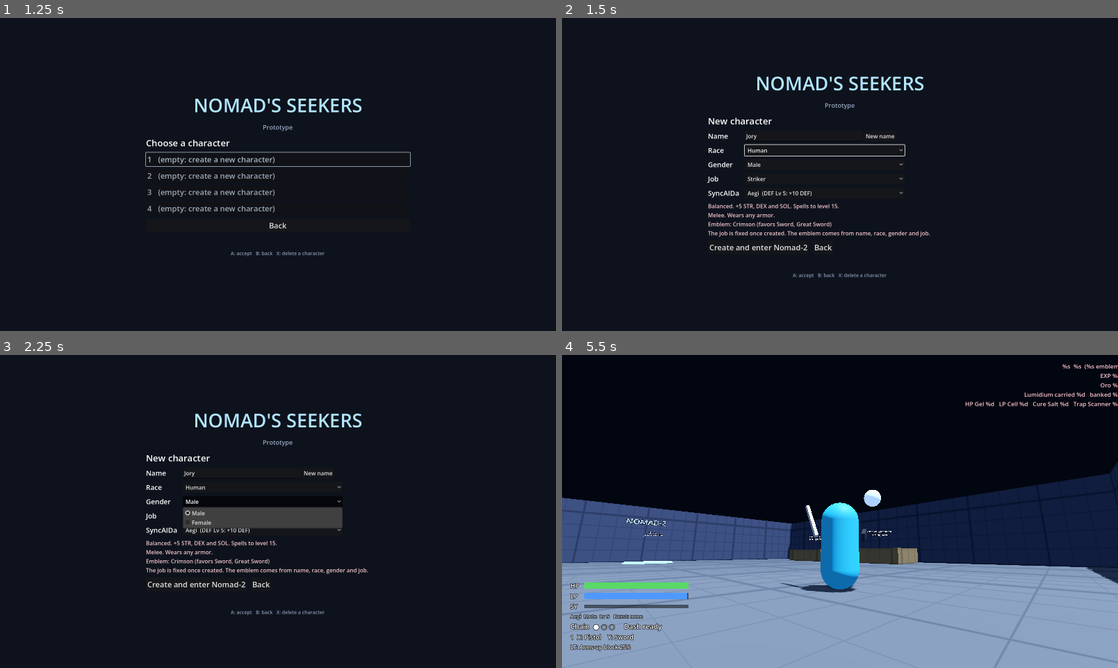
Above: before the commit, frames 1-4 (two rows, left to right).
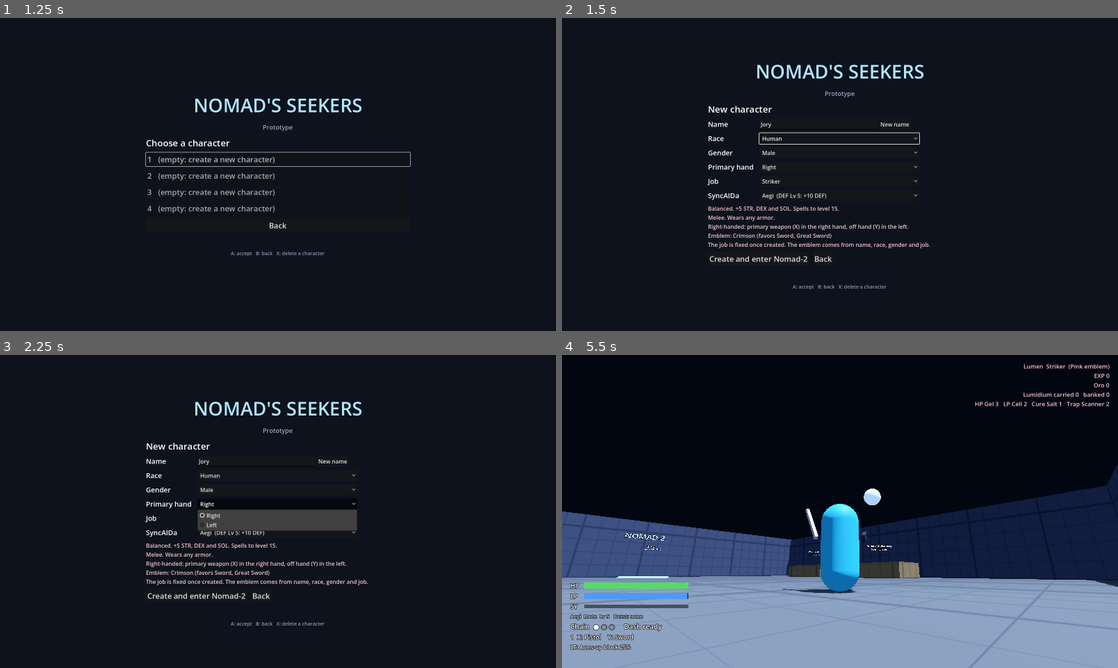
Above: after the commit, the same moments.

Repository: GLorenz90/Nomad-Seekers
Game: Godot game, scene res://scenes/title.tscn
Same seed, same stepped clock (60 frames per second), same inputs: the game is played once before the commit and once after it.
Inputs (mouse positions are in pixels of both pictures, inside the frame that each line leads up to):
- Up to frame 1 (1.25 s): click "Character select" at 0.5 s
- Up to frame 2 (1.5 s): click "1 (empty: create a new charac…" at 1.25 s
- Up to frame 3 (2.25 s): click (278, 505) at 2 s, where only the run after the commit has a clickable "Right"
- Up to frame 4 (5.5 s): click "New name" at 2.75 s; click "New name" at 3.5 s; click "Create and enter Nomad-2" at 4.25 s; tap Enter (ui_accept) at 5 s; move the mouse to (867, 511) at 5.02 s; hold W (move_forward) from 5.03 s (still down); hold F (block) from 5.03 s (still down); click (867, 511) at 5.17 s; tap Space (jump) at 5.27 s

Frame 1 is identical in both runs. In frame 2, 4.9% of the frame differs, in the area x 26-67%, y 14-87%; in frame 3, 5.2%; in frame 4, 12%, in the area x 0-100%, y 2-100%.

Commit message:
Primary / off hand instead of right / left; handedness at creation; HUD fix
Players see "primary hand" (X) and "off hand" (Y) everywhere, and the
Loadouts tab lists the primary hand first. Character creation (and the
Character tab, for testing) picks the primary hand; a left-handed Seeker
holds the primary weapon on the left side, still on X. Code keeps
Hand.RIGHT / Loadout.right for the primary hand so saves load unchanged.

Also fixes the HUD wallet, which showed raw format text after the Trap
Scanner count was added (now guarded by flow_test).

Co-Authored-By: Claude Opus 5.5 <noreply@anthropic.com>
Claude-Session: https://claude.ai/code/session_0158GMUbAThobuu7yWuNoptn

Diff:
--- a/scripts/combat/combat_controller.gd
+++ b/scripts/combat/combat_controller.gd
@@ -3,8 +3,13 @@
 ## The Seeker's hands: input, loadouts, timing combos, blocking, powerstance,
 ## LP and attack execution (North Star §4, §5).
 ##
-## Input: each face button is one hand. By default X is the right hand and Y the
-## left (x_is_left swaps them). Tap = Normal
+## Input: each face button is one hand. X is the **primary hand** and Y the
+## **off hand** (Grayson, 2026-11-09). In code the primary hand is still
+## Hand.RIGHT and the off hand Hand.LEFT (and Loadout.right / .left), so old
+## saves load unchanged; players only ever see "primary" and "off hand".
+## Which side of the body the primary hand is on comes from the character's
+## handedness (left_handed); it only changes where weapons are drawn.
+## (x_is_left swaps the buttons; only older tests use it.) Tap = Normal
 ## attack (fires on release), hold past hold_threshold = Hard attack. Holding
 ## Shift (RT) uses that hand's special (WeaponData.special_attack; none exist
 ## until Part 5, so it's a normal attack) or, on a casting item, its second spell.
@@ -95,16 +100,35 @@
   WeaponData.WeaponClass.MAGIC: &"soul",
 }
 const WEAPON_DIR := "res://data/weapons/"
-## Default loadouts as [left hand, right hand]; "" is empty. Two-handed weapons
-## go in the right hand, and both buttons use them.
+## Default loadouts as [off hand, primary hand]; "" is empty. Two-handed
+## weapons go in the primary hand, and both buttons use them.
 const DEFAULT_LOADOUTS := [
   ["sword", "pistol"], ["shield", "sword"], ["sword", "frost_sword"], ["pistol", "pistol"],
   ["wand", "sword"], ["", "great_sword"], ["", "dervish_blades"], ["", ""]]
 
 @export var stats: Stats
 ## North Star: the player chooses which face button is which hand.
-## Default: X = right hand, Y = left hand.
+## Default: X = primary hand, Y = off hand.
 @export var x_is_left := false
+## Left-handed characters hold the primary weapon on their left side.
+var left_handed := false
+
+const PRIMARY := 1  # Hand.RIGHT
+const OFF_HAND := 0  # Hand.LEFT
+
+
+## "Primary" / "Off hand" for menus and messages.
+static func hand_name(hand: int) -> String:
+  return "Primary" if hand == PRIMARY else "Off hand"
+
+
+## Puts the primary hand on the character's left or right (visual only).
+func set_left_handed(on: bool) -> void:
+  left_handed = on
+  if _pivots.size() == 2:
+    var side := -1.0 if on else 1.0
+    _pivots[Hand.RIGHT].position.x = 0.5 * side
+    _pivots[Hand.LEFT].position.x = -0.5 * side
 @export var hold_threshold := 0.22
 @export var soft_aim_angle_deg := 25.0
 @export var soft_aim_range := 25.0
@@ -241,7 +265,7 @@
   for pair in DEFAULT_LOADOUTS:
     defaults.loadouts.append(Loadout.make(load_weapon(pair[0]), load_weapon(pair[1])))
   defaults.ensure_slots()
-  # The starter Wand (loadout 5, left hand) holds a new Seeker's first spells.
+  # The starter Wand (loadout 5, off hand) holds a new Seeker's first spells.
   defaults.loadouts[4].set_spell(0, 0, &"fajro")
   defaults.loadouts[4].set_spell(0, 1, &"glacio")
   return defaults
@@ -522,7 +546,7 @@
       if w and w.casting:
         label += " [%s / Shift: %s]" % [spell_name_in(hand, spell_slot(w, hand, false)),
           spell_name_in(hand, spell_slot(w, hand, true))]
-      lines.append("%s (%s hand): %s" % [button_for(hand), "left" if hand == Hand.LEFT else "right", label])
+      lines.append("%s (%s): %s" % [button_for(hand), hand_name(hand).to_lower(), label])
   lines.append(get_lt_text() + ("  [BLOCKING]" if _blocking else ""))
   if _current:
     lines.append("Attack: %s%s%s  %.2fs  window %.2f-%.2f" % [
@@ -1374,7 +1398,7 @@
 
 
 ## The hand that visibly holds the weapon used by this button. A two-handed
-## weapon is one item, always held in the right hand; both buttons use it.
+## weapon is one item, always held in the primary hand; both buttons use it.
 func _holding_hand(hand: int) -> int:
   var l := get_loadout()
   if l and l.two_handed_weapon():
@@ -1382,7 +1406,7 @@
   return hand
 
 
-## What each hand visibly holds (a two-handed weapon shows in the right hand only).
+## What each hand visibly holds (a two-handed weapon shows in the primary hand only).
 func _held_weapon(hand: int) -> WeaponData:
   var l := get_loadout()
   if l == null:
--- a/scripts/combat/loadout.gd
+++ b/scripts/combat/loadout.gd
@@ -17,11 +17,13 @@
 ## Arms-up block: "slightly weaker than a 2h block".
 const ARMS_UP_BLOCK := 0.25
 
+## The off hand (Y) and the primary hand (X). Stored as left / right so saves
+## from before Part 8 still load; players only see "primary" and "off hand".
 @export var left: WeaponData
 @export var right: WeaponData
 ## Spells (or Goluman traps) on each hand's casting item (Part 6), by slot:
 ## slot 0 = the hand's button, 1 = RT + it; a two-handed casting item (in the
-## right hand) has 4: X, Y, RT + X, RT + Y. "" = empty.
+## primary hand) has 4: X, Y, RT + X, RT + Y. "" = empty.
 @export var left_spells: PackedStringArray = PackedStringArray()
 @export var right_spells: PackedStringArray = PackedStringArray()
 
--- a/scripts/items/character_data.gd
+++ b/scripts/items/character_data.gd
@@ -29,6 +29,9 @@
 @export var spells: Dictionary = {}
 ## Materials used: id -> count (PSO materials, see Materials).
 @export var materials: Dictionary = {}
+## Handedness (Grayson, 2026-11-09): which side the primary hand is on. It
+## only changes where weapons are drawn; X is always the primary hand.
+@export var left_handed := false
 ## Armor worn (Part 7): one set per character, like PSO and PSU.
 @export var head: ArmorData
 @export var torso: ArmorData
@@ -86,6 +89,10 @@
 
 ## Max level for ordinary spells (Grayson, 2026-11-08): 15, +5 Lumera,
 ## -5 Coresian. Invokers reach 30 whatever their race.
+func handedness_name() -> String:
+	return "Left-handed" if left_handed else "Right-handed"
+
+
 func spell_level_cap() -> int:
 	if job == Job.INVOKER:
 		return FULL_SPELL_LEVEL
--- a/scripts/player/player.gd
+++ b/scripts/player/player.gd
@@ -107,6 +107,7 @@
 	save = data
 	combat.inventory = save.inventory
 	combat.job_code = save.character.job_code()
+	combat.set_left_handed(save.character.left_handed)
 	combat.apply_loadout_set(save.loadouts)
 	if syncaida:
 		syncaida.pair(save.paired_syncaida())
--- a/scripts/ui/hud.gd
+++ b/scripts/ui/hud.gd
@@ -116,7 +116,7 @@
 		_wallet.text = "%s  %s  (%s emblem)\nEXP %d\nOro %d\nLumidium carried %d   banked %d\nHP Gel %d   LP Cell %d   Cure Salt %d   Trap Scanner %d" % [
 			c.seeker_name, c.job_name(), c.emblem_name(), c.experience, inv.oro,
 			player.carried_lumidium_total(), inv.lumidium_total(),
-			inv.count(&"hp_gel"), inv.count(&"lp_cell"), inv.count(&"cure_salt")]
+			inv.count(&"hp_gel"), inv.count(&"lp_cell"), inv.count(&"cure_salt"), inv.count(&"trap_scanner")]
 		_wallet.modulate = c.emblem_text_color()
 	_lt.modulate = Color(0.6, 0.85, 1.0) if combat.is_blocking() else Color.WHITE
 	if _panel.visible:
--- a/scripts/ui/loadout_menu.gd
+++ b/scripts/ui/loadout_menu.gd
@@ -55,6 +55,7 @@
 var _name_edit: LineEdit
 var _race: OptionButton
 var _gender: OptionButton
+var _hand: OptionButton
 var _job: OptionButton
 var _sync_owned: VBoxContainer
 var _spells_tab: SpellsTab
@@ -188,7 +189,7 @@
 func equip(index: int, hand: int, weapon: WeaponData) -> String:
 	var l := _set.loadouts[index]
 	if weapon and weapon.two_handed:
-		# A two-handed weapon is one item, held in the right hand.
+		# A two-handed weapon is one item, held in the primary hand.
 		l.right = weapon
 		l.left = null
 		return l.validate(_set.double_heavy_augment)
@@ -201,8 +202,8 @@
 
 func _on_slot_pressed(index: int, hand: int) -> void:
 	_editing = Vector2i(index, hand)
-	_picker_title.text = "Loadout %d, %s hand (%s)" % [
-		index + 1, "left" if hand == 0 else "right", combat.button_for(hand)]
+	_picker_title.text = "Loadout %d, %s (%s)" % [
+		index + 1, CombatController.hand_name(hand).to_lower(), combat.button_for(hand)]
 	_picker.visible = true
 	(_picker_list.get_child(0) as Button).grab_focus()
 
@@ -372,18 +373,19 @@
 	grid.add_theme_constant_override("h_separation", 10)
 	grid.add_theme_constant_override("v_separation", 6)
 	left.add_child(grid)
-	for header in ["", "Left hand", "Right hand", "LT"]:
+	# Primary hand first (X), then the off hand (Y): the order players read.
+	for header in ["", "Primary (X)", "Off hand (Y)", "LT"]:
 		grid.add_child(_label(header, 14))
 	for i in LoadoutSet.SLOT_COUNT:
 		grid.add_child(_label(str(i + 1), 18))
-		var pair := []
-		for hand in 2:
+		var pair := [null, null]  # indexed by hand
+		for hand in [CombatController.PRIMARY, CombatController.OFF_HAND]:
 			var b := Button.new()
 			b.custom_minimum_size = Vector2(270.0, 34.0)
 			b.alignment = HORIZONTAL_ALIGNMENT_LEFT
 			b.pressed.connect(_on_slot_pressed.bind(i, hand))
 			grid.add_child(b)
-			pair.append(b)
+			pair[hand] = b
 		_slot_buttons.append(pair)
 		var status := _label("", 14)
 		status.custom_minimum_size.x = 170.0
@@ -552,6 +554,7 @@
 	grid.add_child(name_row)
 	_race = _option(grid, "Race", CharacterData.Race.keys())
 	_gender = _option(grid, "Gender", CharacterData.Gender.keys())
+	_hand = _option(grid, "Primary hand", ["Right", "Left"])
 	_job = _option(grid, "Job", CharacterData.Job.keys())
 	# Chosen at character creation and fixed afterwards (debug: Levels tab).
 	_job.disabled = true
@@ -603,6 +606,7 @@
 	_name_edit.text = c.seeker_name
 	_race.select(c.race)
 	_gender.select(c.gender)
+	_hand.select(1 if c.left_handed else 0)
 	_job.select(c.job)
 
 
@@ -619,6 +623,8 @@
 	elif new_race != c.race:
 		c.race = new_race
 	c.gender = _gender.selected as CharacterData.Gender
+	c.left_handed = _hand.selected == 1
+	seeker.combat.set_left_handed(c.left_handed)
 	var removed := ArmorBook.strip_unwearable(seeker.save)
 	if not removed.is_empty():
 		_character_message.text = "Took off %s (can't wear it now)." % ", ".join(removed)
@@ -919,7 +925,7 @@
 	if page == null:
 		return
 	if page.name == "Loadouts" and combat:
-		(_slot_buttons[combat.loadout_index][0] as Button).grab_focus()
+		(_slot_buttons[combat.loadout_index][CombatController.PRIMARY] as Button).grab_focus()
 		return
 	if page.name == "SyncAIDa" and _focus_paired():
 		return
@@ -1211,7 +1217,7 @@
 					l.right = null  # a two-handed weapon fills both hands
 				else:
 					l.set_hand(hand, null)
-				_message.text = "Loadout %d, %s hand unequipped." % [i + 1, "left" if hand == 0 else "right"]
+				_message.text = "Loadout %d, %s unequipped." % [i + 1, CombatController.hand_name(hand).to_lower()]
 			_refresh()
 			return
 
--- a/scripts/ui/spells_tab.gd
+++ b/scripts/ui/spells_tab.gd
@@ -116,7 +116,7 @@
 			b.alignment = HORIZONTAL_ALIGNMENT_LEFT
 			var w := l.get_hand(hand)
 			b.text = "%s%d  %s: %s" % ["> " if _hand == Vector2i(i, hand) else "   ", i + 1,
-				"Both hands" if w.two_handed else ("Right (%s)" % menu.combat.button_for(1) if hand == 1 else "Left (%s)" % menu.combat.button_for(0)),
+				"Both hands" if w.two_handed else "%s (%s)" % [CombatController.hand_name(hand), menu.combat.button_for(hand)],
 				w.display_name]
 			b.pressed.connect(_pick_hand.bind(i, hand))
 			_hands.add_child(b)
--- a/scripts/ui/target_markers.gd
+++ b/scripts/ui/target_markers.gd
@@ -3,8 +3,8 @@
 ## PSU-style target cursors, one color per hand.
 ##
 ## Small rings sit on every enemy each hand's next attack would hit (from
-## CombatController.predict_targets): blue for the right hand, yellow for the
-## left hand, green when both hands would hit the same enemy. So you can see a
+## CombatController.predict_targets): blue for the primary hand, yellow for the
+## off hand, green when both hands would hit the same enemy. So you can see a
 ## Great Sword sweep catching two enemies, or a piercing spell lining up three.
 ## The locked-on enemy also gets a larger red ring, dimmed when neither hand's
 ## next attack would reach it.
--- a/scripts/ui/title_screen.gd
+++ b/scripts/ui/title_screen.gd
@@ -31,6 +31,7 @@
 var _name: LineEdit
 var _race: OptionButton
 var _gender: OptionButton
+var _hand: OptionButton
 var _job: OptionButton
 var _starter: OptionButton
 var _preview: Label
@@ -198,8 +199,9 @@
 func _slot_text(data: SaveData) -> String:
 	var c := data.character
 	var sync := data.paired_syncaida()
-	return "%s   %s %s %s   %s emblem   EXP %d%s" % [c.seeker_name, c.race_name(),
-		"F" if c.gender == CharacterData.Gender.FEMALE else "M", c.job_name(), c.emblem_name(), c.experience,
+	return "%s   %s %s %s%s   %s emblem   EXP %d%s" % [c.seeker_name, c.race_name(),
+		"F" if c.gender == CharacterData.Gender.FEMALE else "M", c.job_name(), " (left-handed)" if c.left_handed else "",
+		c.emblem_name(), c.experience,
 		"   SyncAIDa: %s Lv %d" % [sync.display_name, sync.level()] if sync else ""]
 
 
@@ -271,6 +273,7 @@
 	grid.add_child(name_row)
 	_race = _option(grid, "Race", CharacterData.Race.keys())
 	_gender = _option(grid, "Gender", CharacterData.Gender.keys())
+	_hand = _option(grid, "Primary hand", ["Right", "Left"])
 	_job = _option(grid, "Job", CharacterData.Job.keys())
 	_starter = _option(grid, "SyncAIDa", [])
 	for i in SyncAIDaData.STARTERS.size():
@@ -302,6 +305,7 @@
 	_name.text = LoadoutMenu.NAMES[randi() % LoadoutMenu.NAMES.size()]
 	_race.select(CharacterData.Race.HUMAN)
 	_gender.select(CharacterData.Gender.MALE)
+	_hand.select(0)
 	_job.select(CharacterData.Job.STRIKER)
 	_starter.select(0)
 	_update_preview()
@@ -320,6 +324,7 @@
 	c.race = _race.selected as CharacterData.Race
 	c.gender = _gender.selected as CharacterData.Gender
 	c.job = _job.selected as CharacterData.Job
+	c.left_handed = _hand.selected == 1
 	return c
 
 
@@ -333,8 +338,9 @@
 		_job.select(CharacterData.Job.RANGER)
 	var c := _draft()
 	var favored: Array = Loot.FAVORED[c.emblem_index()]
-	_preview.text = "%s\n%s\nEmblem: %s (favors %s)%s\n%s" % [
-		RACE_NOTES[c.race], JOB_NOTES[c.job], c.emblem_name(),
+	_preview.text = "%s\n%s\n%s: primary weapon (X) in the %s hand, off hand (Y) in the %s.\nEmblem: %s (favors %s)%s\n%s" % [
+		RACE_NOTES[c.race], JOB_NOTES[c.job], c.handedness_name(), "left" if c.left_handed else "right",
+		"right" if c.left_handed else "left", c.emblem_name(),
 		", ".join(favored.map(func(id: StringName) -> String: return String(id).replace("_", " ").capitalize())),
 		"  ·  finds armor twice as often" if c.emblem_index() == Loot.ARMOR_EMBLEM else "",
 		"The job is fixed once created. The emblem comes from name, race, gender and job."]
@@ -352,6 +358,7 @@
 		_message.text = "Goluman can't be Invokers."
 		return
 	var data := SaveData.create(c.seeker_name, c.race, c.gender, c.job, _starter.selected)
+	data.character.left_handed = c.left_handed
 	if Session.write_slot(_create_slot, data) != OK:
 		_message.text = "Couldn't save the character."
 		return
--- a/tests/flow_test.gd
+++ b/tests/flow_test.gd
@@ -87,9 +87,11 @@
 	title._gender.select(CharacterData.Gender.FEMALE)
 	title._job.select(CharacterData.Job.INVOKER)
 	title._starter.select(3)
+	title._hand.select(1)  # left-handed
 	title._update_preview()
-	_check("the preview shows race, job and emblem (%s)" % title._preview.text.get_slice("\n", 0),
-		title._preview.text.contains("+10 SOL") and title._preview.text.contains("Emblem:"))
+	_check("the preview shows race, job, handedness and emblem (%s)" % title._preview.text.get_slice("\n", 2),
+		title._preview.text.contains("+10 SOL") and title._preview.text.contains("Emblem:")
+		and title._preview.text.contains("Left-handed: primary weapon (X) in the left hand"))
 	title._create_button.grab_focus()
 	await _frames(2)
 	await _pad(JOY_BUTTON_A)
@@ -103,6 +105,14 @@
 	_check("with the chosen SyncAIDa paired (Lumi) and the Field Frame on",
 		player.save.paired_syncaida() != null and player.save.paired_syncaida().display_name == "Lumi"
 		and c.torso != null)
+	await _frames(3)
+	var wallet: String = (current_scene.get_node("HUD") as DebugHud)._wallet.text
+	_check("the HUD wallet is filled in (%s)" % wallet.get_slice("\n", 0), wallet.begins_with("Lirael") and not "%" in wallet
+		and wallet.contains("Trap Scanner 2"))
+	var pivots: Array = player.combat._pivots
+	_check("left-handed: the primary weapon (X) is drawn on the left side (x %.1f), the off hand on the right" % pivots[CombatController.PRIMARY].position.x,
+		c.left_handed and player.combat.left_handed and pivots[CombatController.PRIMARY].position.x < 0.0
+		and pivots[CombatController.OFF_HAND].position.x > 0.0 and player.combat.button_for(CombatController.PRIMARY) == "X")
 	var names := player.save.inventory.weapons.map(func(w: WeaponData) -> String: return w.display_name)
 	_check("starter kit: a Sword, a Pistol and a Wand to carry (%s), and 2 Trap Scanners" % [names],
 		names == ["Sword", "Pistol", "Wand"] and player.save.inventory.count(&"trap_scanner") == 2)
@@ -135,6 +145,14 @@
 	menu.save_on_close = false
 	menu.open()
 	await _frames(3)
+	var header_row: Array = []
+	for child in menu._slot_buttons[0][CombatController.PRIMARY].get_parent().get_children().slice(0, 4):
+		header_row.append((child as Label).text if child is Label else "")
+	_check("the Loadouts tab reads Primary (X) first, then Off hand (Y) (%s)" % [header_row],
+		header_row[1] == "Primary (X)" and header_row[2] == "Off hand (Y)"
+		and menu._slot_buttons[0][CombatController.PRIMARY].get_index() < menu._slot_buttons[0][CombatController.OFF_HAND].get_index())
+	_check("and the primary slot of loadout 1 shows the Pistol (%s)" % menu._slot_buttons[0][CombatController.PRIMARY].text,
+		menu._slot_buttons[0][CombatController.PRIMARY].text.contains("Pistol"))
 	root.gui_release_focus()
 	await _pad(JOY_BUTTON_A)
 	_check("the pause menu refocuses after a lost focus too", root.gui_get_focus_owner() != null and menu.is_ancestor_of(root.gui_get_focus_owner()))
--- a/tests/menu_test.gd
+++ b/tests/menu_test.gd
@@ -67,7 +67,7 @@
 		await _pad(JOY_BUTTON_RIGHT_SHOULDER)
 	await _frames(3)
 	_check("RB switches tabs and focus follows (Loadouts, %s)" % _focus_name(), _tab() == "Loadouts" and _focused() is Button)
-	await _pad(JOY_BUTTON_DPAD_RIGHT)  # right hand of loadout 1
+	_check("focus starts on loadout 1's primary hand, the first column", _focused() == _menu._slot_buttons[0][CombatController.PRIMARY])
 	await _pad(JOY_BUTTON_A)
 	_check("A on a hand opens the weapon picker", _menu._picker.visible and _menu._picker_list.is_ancestor_of(_focused()))
 	await _pad(JOY_BUTTON_B)
Binary file added: docs/screenshots/left_handed.png
Binary file added: docs/screenshots/loadouts_primary.png
